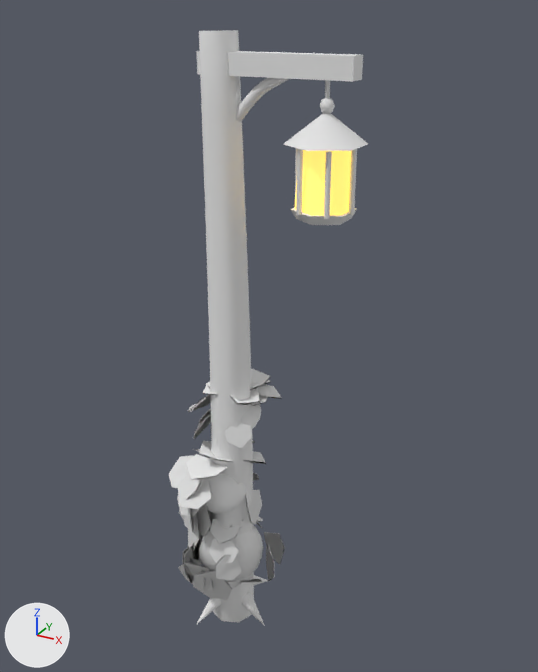
A saved change to the glTF model assets/props/Clutter/LanternPost/LanternPost.glb.
The view is the same before and after, from a 50 mm camera at (4.29, -6.76, 7.5) aimed at (0.46, 0.19, 4.02). Arrows for +X, +Y and +Z are at lower left; the lights stay in place. The first picture is the older version. Where no turn or scale is listed for an object, it has been applied to the vertices. Vertices at exactly the same position are counted once.

The first picture shows 'Body', 'Lantern', 'LanternLamp'.
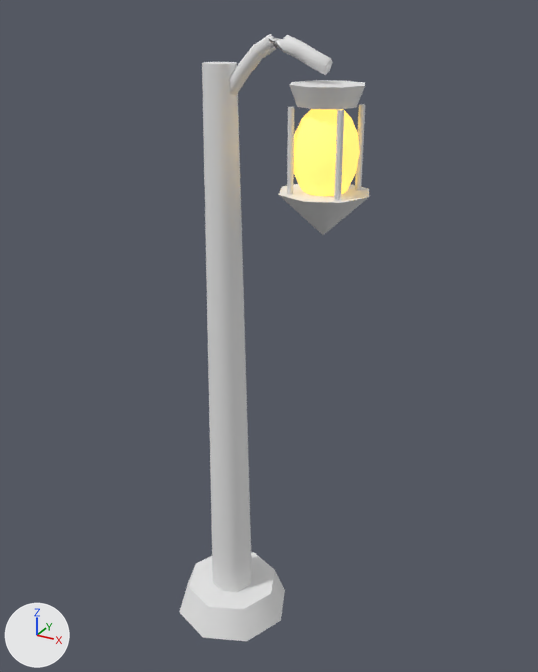
The change, as a diff of the scene's bpy script:
```diff
--- a/assets/props/Clutter/LanternPost/LanternPost.glb.py
+++ b/assets/props/Clutter/LanternPost/LanternPost.glb.py
@@ me_mesh_0 @@
-me_mesh_0.from_pydata(...)  # 1471 vertices, 1782 faces; spans x -0.62..1.5, y -0.8..0.6, z -0.11..7.3
+me_mesh_0.from_pydata(...)  # 96 vertices, 172 faces; spans x -0.75..1.23, y -0.75..0.75, z 0.0..7.28
+# me_mesh_0 part 1: the loose piece of 90 vertices spanning x -0.3..0.33, y -0.31..0.3, z -0.11..7.3 is rebuilt with 20 vertices and now spans x -0.28..0.28, y -0.28..0.28, z 0.0..7.0
+# me_mesh_0 part 2: a new loose piece of 56 vertices spanning x -0.06..1.23, y -0.07..0.07, z 6.54..7.28, in mat_body (its picture is missing)
+# me_mesh_0 part 3: a new loose piece of 20 vertices spanning x -0.75..0.75, y -0.75..0.75, z 0.0..0.4, in mat_body (its picture is missing)
+# me_mesh_0 part 4: 147 loose pieces with 1336 vertices, spanning x -0.62..0.71, y -0.8..0.6, z -0.01..3.44, are deleted
+# me_mesh_0 part 5
+# 45 vertices are removed from x -0.2..1.5, y -0.11..0.11, z 6.26..7.11
+# 82 faces are deleted
 me_mesh_0.materials.append(mat_body)
@@ me_mesh_1 @@
-me_mesh_1.from_pydata(...)  # 130 vertices, 208 faces; spans x -0.364..0.364, y -0.42..0.42, z -1.4..0.03
+me_mesh_1.from_pydata(...)  # 84 vertices, 144 faces; spans x -0.48..0.48, y -0.48..0.48, z -1.575..-0.1
+# me_mesh_1 part 6: a new loose piece, an 8-sided cut cone along z (radius 0.3 at the low end, 0.38 at the high end) spanning x -0.38..0.38, y -0.38..0.38, z -0.3..-0.1, in mat_lantern (its picture is missing)
+# me_mesh_1 part 7: the loose piece of 10 vertices spanning x 0.12..0.18, y -0.29..-0.23, z -1.32..-0.68 is scaled about its middle by (1.17, 1.17, 1.41), then moved by (0.105, 0.005, 0.25)
+# me_mesh_1 part 8: the loose piece of 10 vertices spanning x -0.18..-0.12, y -0.29..-0.23, z -1.32..-0.68 is scaled about its middle by (1.17, 1.17, 1.41), then moved by (-0.105, 0.005, 0.25)
+# me_mesh_1 part 9: the loose piece of 10 vertices spanning x 0.12..0.18, y 0.23..0.29, z -1.32..-0.68 is scaled about its middle by (1.17, 1.17, 1.41), then moved by (0.105, -0.005, 0.25)
+# me_mesh_1 part 10: a new loose piece of 26 vertices spanning x -0.48..0.48, y -0.48..0.48, z -1.575..-1.125, in mat_lantern (its picture is missing)
+# me_mesh_1 part 11: the loose piece of 26 vertices spanning x -0.08..0.08, y -0.069..0.069, z -0.38..-0.22 is deleted
+# me_mesh_1 part 12: the loose piece of 20 vertices spanning x -0.364..0.364, y -0.42..0.42, z -0.66..-0.34 is deleted
+# me_mesh_1 part 13: the loose piece of 10 vertices spanning x -0.025..0.025, y -0.025..0.025, z -0.37..0.03 is deleted
+# me_mesh_1 part 14: the loose piece of 10 vertices spanning x -0.33..-0.27, y -0.03..0.03, z -1.32..-0.68 is deleted
+# me_mesh_1 part 15: the loose piece of 10 vertices spanning x 0.27..0.33, y -0.03..0.03, z -1.32..-0.68 is deleted
+# me_mesh_1 part 16: 14 vertices removed from x -0.294..0.294, y -0.34..0.34, z -1.4..-1.3
+# other edits to the shape of me_mesh_1 do not show in these pictures
 me_mesh_1.materials.append(mat_lantern)
@@ me_mesh_2 @@
-me_mesh_2.from_pydata(...)  # 14 vertices, 24 faces; spans x -0.26..0.26, y -0.3..0.3, z -1.31..-0.69
+me_mesh_2.from_pydata(...)  # 84 vertices, 140 faces; spans x -0.34..0.34, y -0.323..0.323, z -1.23..-0.27
+# me_mesh_2 part 17: the whole mesh is rebuilt
 me_mesh_2.materials.append(mat_lanternlamp)
```

Location of each change, (x1, y1, x2, y2) in pixels of the pictures (538 x 672 px; the box of a moved part takes in the faces that stretch with it):
'Body', reshaped (21% narrower)
    before: (169, 30, 363, 626)
    after: (179, 34, 333, 641)
'Lantern', reshaped (7% taller)
    before: (283, 80, 368, 225)
    after: (279, 80, 369, 235)
'LanternLamp', reshaped (16% wider, 31% taller)
    before: (294, 150, 351, 216)
    after: (294, 109, 360, 196)
part 1 of me_mesh_0, rebuilt (9% narrower, 11% shorter)
    before: (199, 30, 254, 623)
    after: (202, 62, 252, 592)
part 2 of me_mesh_0, added
    after: (229, 34, 333, 96)
part 3 of me_mesh_0, added
    after: (179, 552, 285, 641)
part 4 of me_mesh_0, deleted
    before: (169, 369, 285, 626)
part 5 of me_mesh_0, deleted
    before: (196, 51, 363, 123)
part 6 of me_mesh_1, added
    after: (290, 80, 365, 110)
part 7 of me_mesh_1, moved or reshaped
    before: (324, 151, 332, 219)
    after: (334, 110, 344, 201)
part 8 of me_mesh_1, moved or reshaped
    before: (296, 149, 303, 215)
    after: (287, 107, 294, 195)
part 9 of me_mesh_1, moved or reshaped (not visible before)
    after: (355, 104, 365, 190)
part 10 of me_mesh_1, added
    after: (279, 184, 369, 235)
part 11 of me_mesh_1, deleted
    before: (320, 98, 335, 113)
part 12 of me_mesh_1, deleted
    before: (283, 113, 368, 151)
part 13 of me_mesh_1, deleted (mostly hidden)
    before: (325, 80, 330, 98)
part 14 of me_mesh_1, deleted (mostly hidden)
    before: (295, 148, 298, 194)
part 15 of me_mesh_1, deleted
    before: (349, 149, 357, 215)
part 16 of me_mesh_1, deleted
    before: (291, 208, 357, 225)
